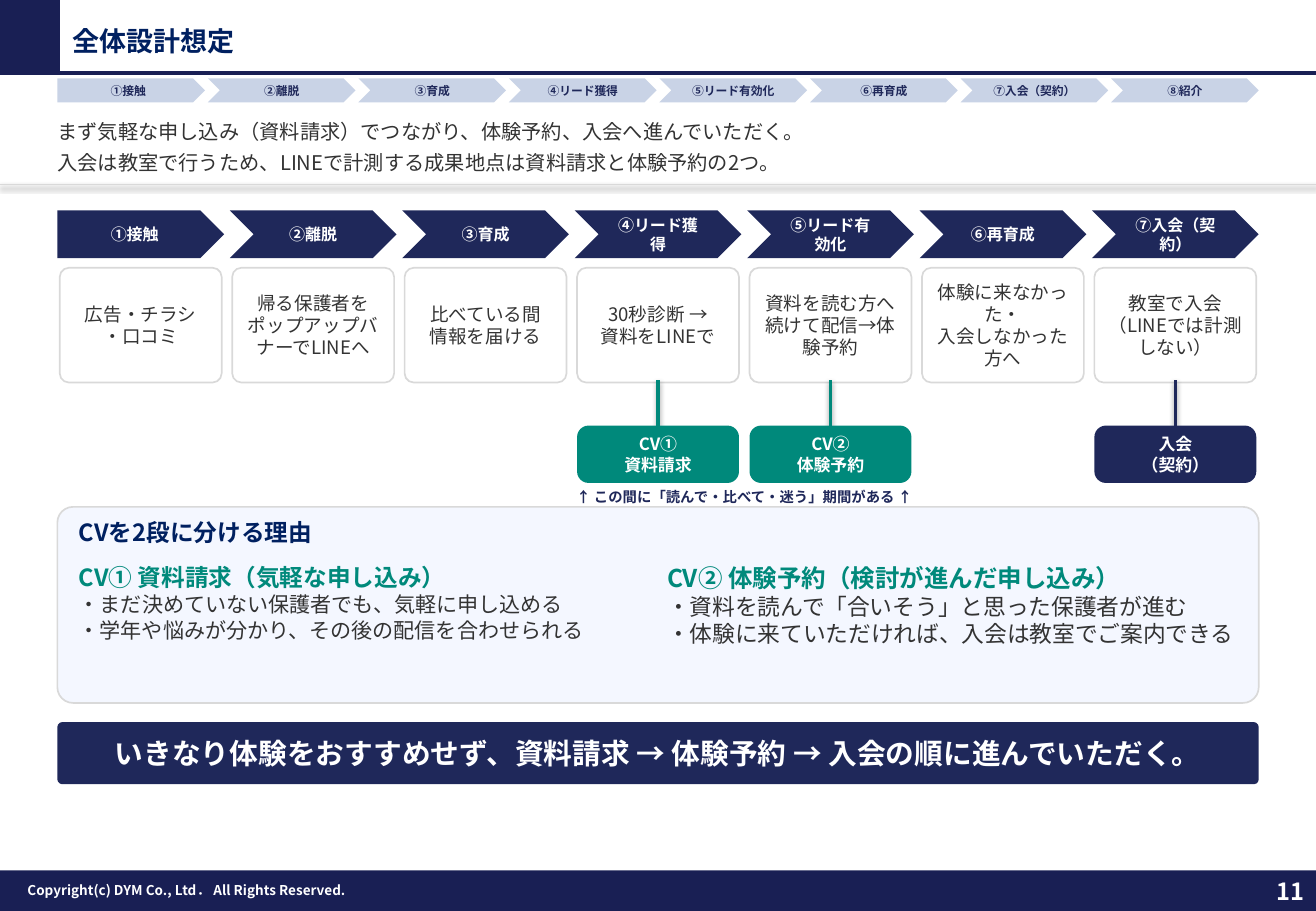
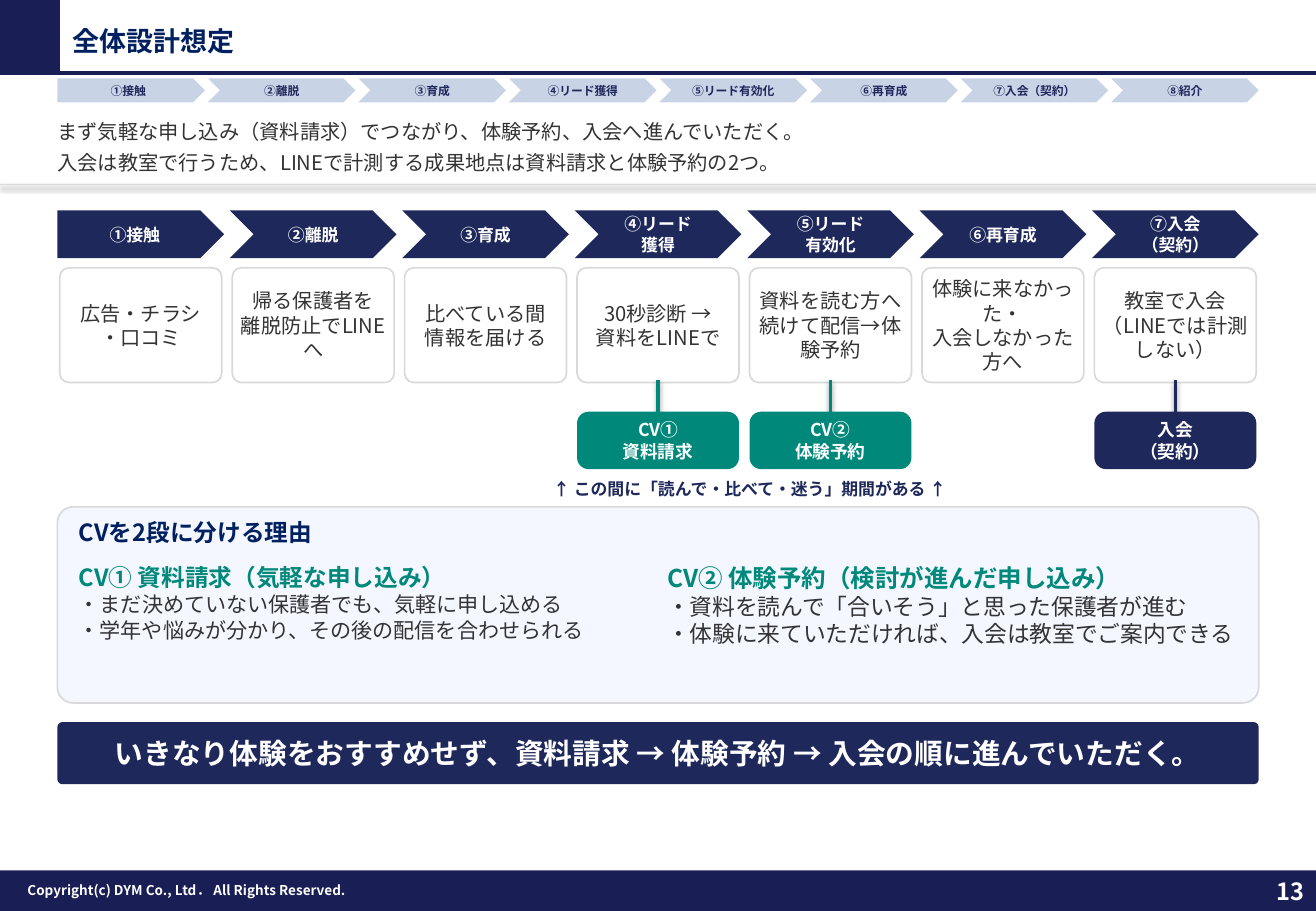
Before and after one commit to tonomura-r-dev/folder, a slide deck: slide 13 of 教育（塾）業界_LINE公式アカウント運用のご提案_新FMT版.pptx (slide 11 before the commit). Drawn at 1316x911 pixels with LibreOffice and Linux fonts; fonts in the diff are those of the drawing; background and template pictures are left out. Boxes give left, top, right and bottom in pixels: in the first picture for what was removed or moved away, otherwise in the second. Text is boxed around its words. In the diff, an @@ line names an element or a change of style, - is before the commit and + after.

```diff
--- a/教育（塾）業界_LINE公式アカウント運用のご提案_新FMT版.pptx
+++ b/教育（塾）業界_LINE公式アカウント運用のご提案_新FMT版.pptx
@@ text in chevron at box(624, 215, 691, 256): text changed; size 9.5 to 10 pt @@
-④リード獲得
+④リード
+獲得
@@ text in chevron at box(797, 215, 864, 253): text changed; size 9.5 to 10 pt @@
-⑤リード有効化
+⑤リード
+有効化
@@ size 9.5 to 10 pt in 4 elements at box(57, 210, 224, 258), box(230, 210, 396, 258), box(402, 210, 569, 258), box(920, 210, 1086, 258) @@
@@ text in chevron at box(1142, 215, 1209, 253): text changed; size 9.5 to 10 pt @@
-⑦入会（契約）
+⑦入会
+（契約）
@@ size 11 to 12 pt in 6 elements at box(60, 267, 221, 382), box(405, 267, 566, 382), box(577, 267, 739, 382), box(750, 267, 911, 382), box(922, 267, 1084, 382), box(1095, 267, 1256, 382) @@
@@ text in rounded rectangle at box(252, 291, 373, 310): size 11 to 12 pt in "帰る保護者を" @@
@@ text in rounded rectangle at box(241, 316, 386, 335): text changed; size 11 to 12 pt @@
-ポップアップバナーでLINEへ
+離脱防止でLINEへ
@@ 3 rounded rectangles: place and size @@
-3 rounded rectangles at box(577, 425, 1256, 482)
+3 rounded rectangles at box(577, 412, 1256, 469)
@@ size 10 to 10.5 pt in 3 elements at box(577, 412, 739, 469), box(750, 412, 911, 469), box(1095, 412, 1256, 469) @@
@@ text "↑ この間に「読んで・比べて・迷う」期間がある ↑": place and size @@
-text "↑ この間に「読んで・比べて・迷う」期間がある ↑" at box(594, 489, 895, 504)
+text "↑ この間に「読んで・比べて・迷う」期間がある ↑" at box(574, 480, 926, 497)
@@ text "↑ この間に「読んで・比べて・迷う」期間がある ↑" at box(574, 480, 926, 497): size 8.5 to 10 pt @@
@@ page number at box(1276, 882, 1304, 901): text changed @@
-11
+13
```
Also in this commit, not shown: 35 other slides changed, 20 slides added, 4 slides removed, 4 other files.
